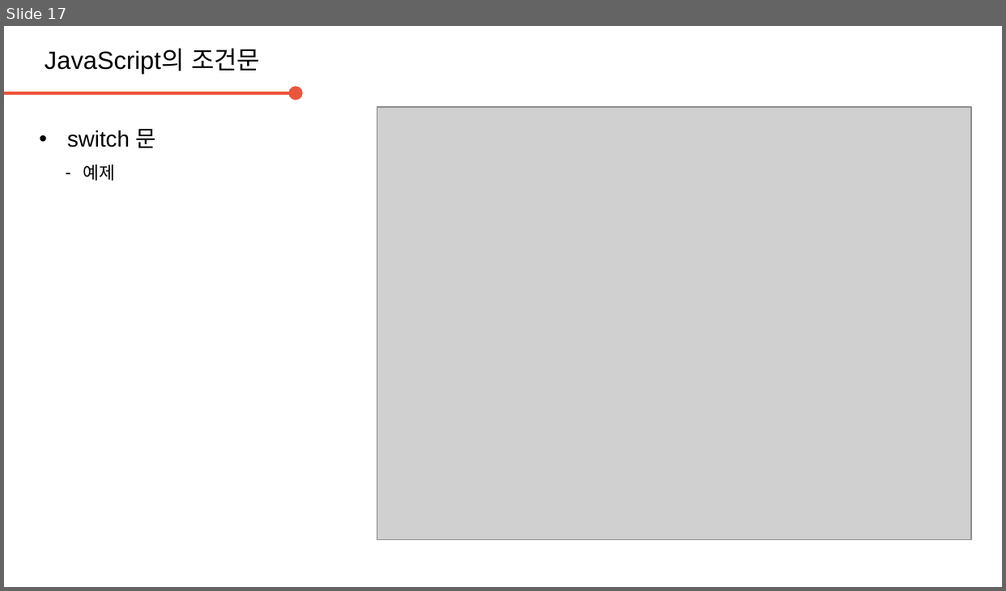
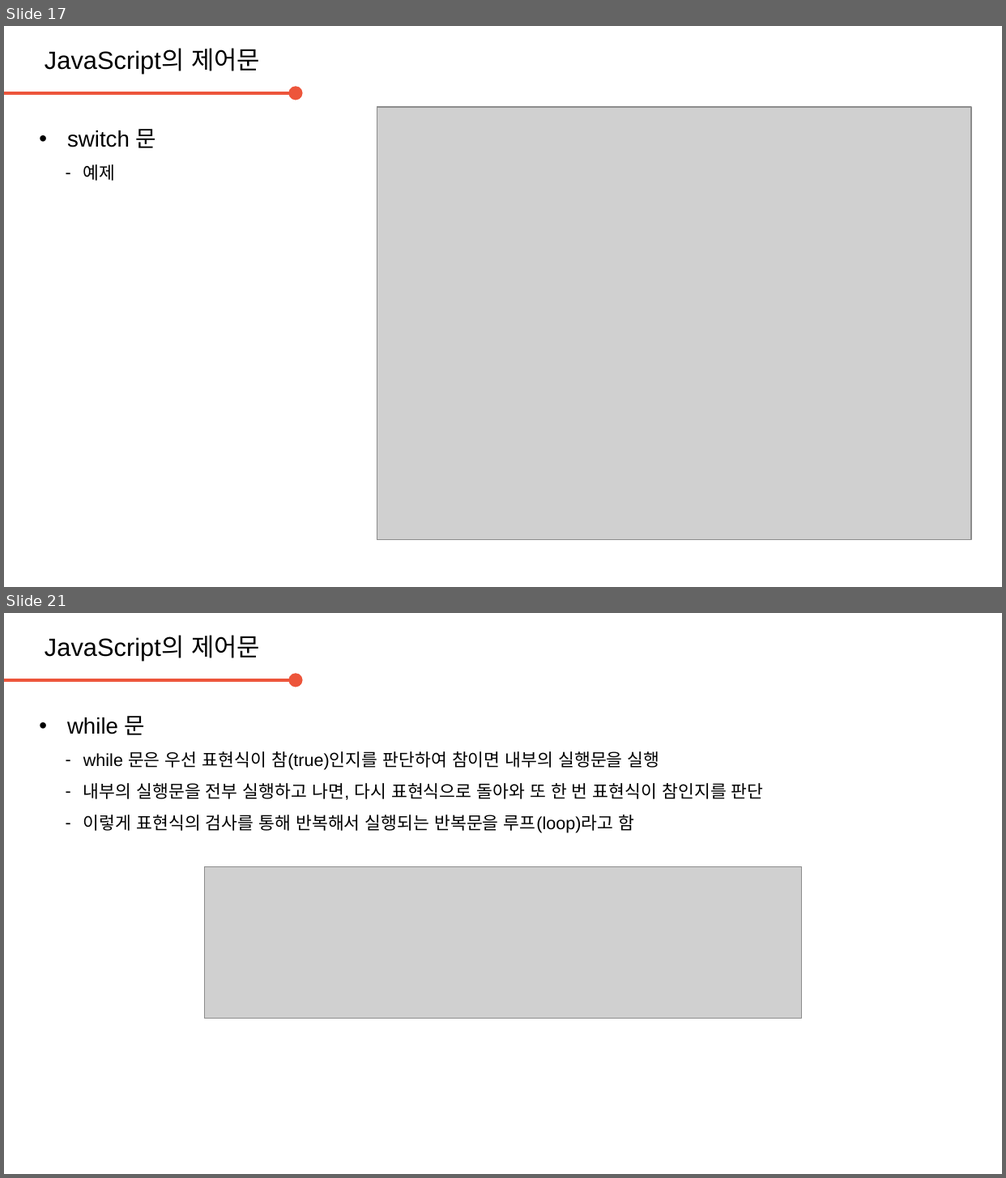
Before and after one commit to daegukdo/GCWM, a slide deck: 33/200820_JavaScript_control_flow.pptx. Shown one above the other, each under a label of ours: slide 17 before the commit, slides 17 and 21 after it; the slides between them are not shown. The pictures are 1006x591 and 1006x1178 pixels, drawn with LibreOffice and Linux fonts; fonts in the diff are those of the drawing; grey boxes stand for pictures; background and template pictures are left out. Boxes give left, top, right and bottom in pixels: in the first picture for what was removed or moved away, otherwise in the second. Text is boxed around its words. In the diff, an @@ line names an element or a change of style, - is before the commit and + after.

Commit message:
get coding with me  - edit JavaScript resource (control flow)

```diff
--- a/33/200820_JavaScript_control_flow.pptx
+++ b/33/200820_JavaScript_control_flow.pptx
@@ slide 21 added at bbox=[4, 613, 1002, 1174], background #FFFFFF @@
@@ text added at bbox=[44, 635, 260, 660], 20 pt, text #000000 @@
+JavaScript의 제어문
@@ arrow added from (4, 680) to (296, 680), #ED553B 2.25 pt @@
@@ text added at bbox=[67, 716, 764, 833], 14 pt, text #000000 @@
+• while 문
+  – while 문은 우선 표현식이 참(true)인지를 판단하여 참이면 내부의 실행문을 실행
+  – 내부의 실행문을 전부 실행하고 나면, 다시 표현식으로 돌아와 또 한 번 표현식이 참인지를 판단
+  – 이렇게 표현식의 검사를 통해 반복해서 실행되는 반복문을 루프(loop)라고 함
@@ picture added at bbox=[204, 867, 802, 1019] @@
@@ slide 17 changed as well @@
@@ text at bbox=[44, 48, 260, 73]: text changed @@
-JavaScript의 조건문
+JavaScript의 제어문
```
Also in this commit, not shown: 16 other slides changed, 15 other slides added, 1 other file.
